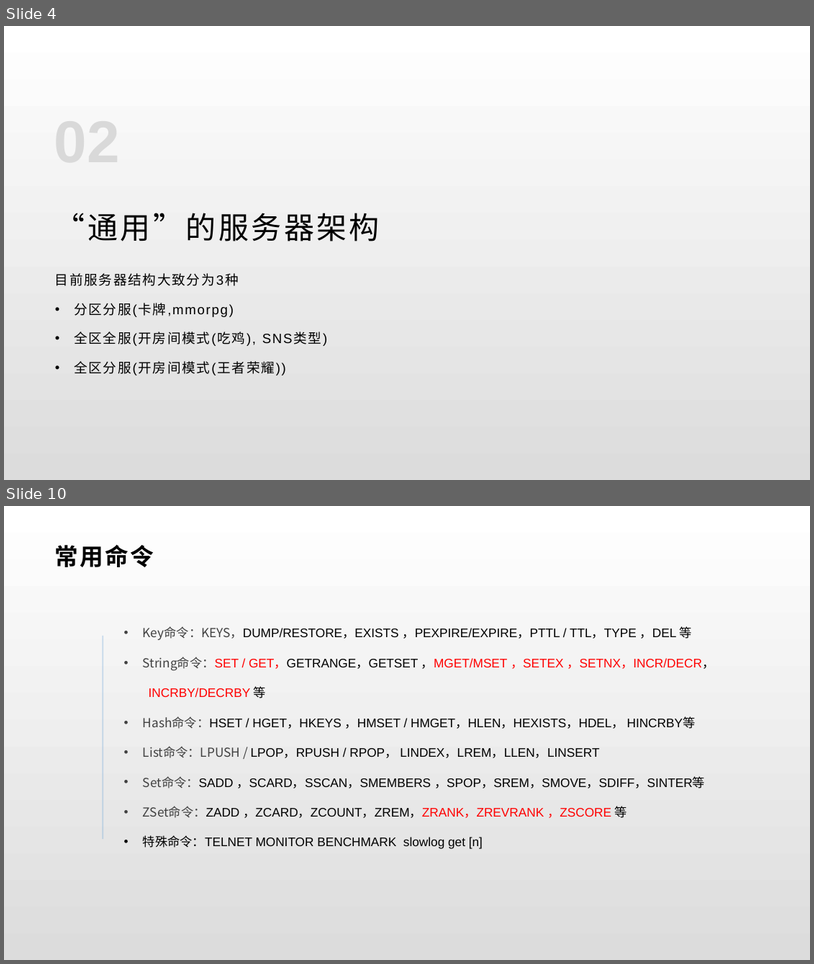
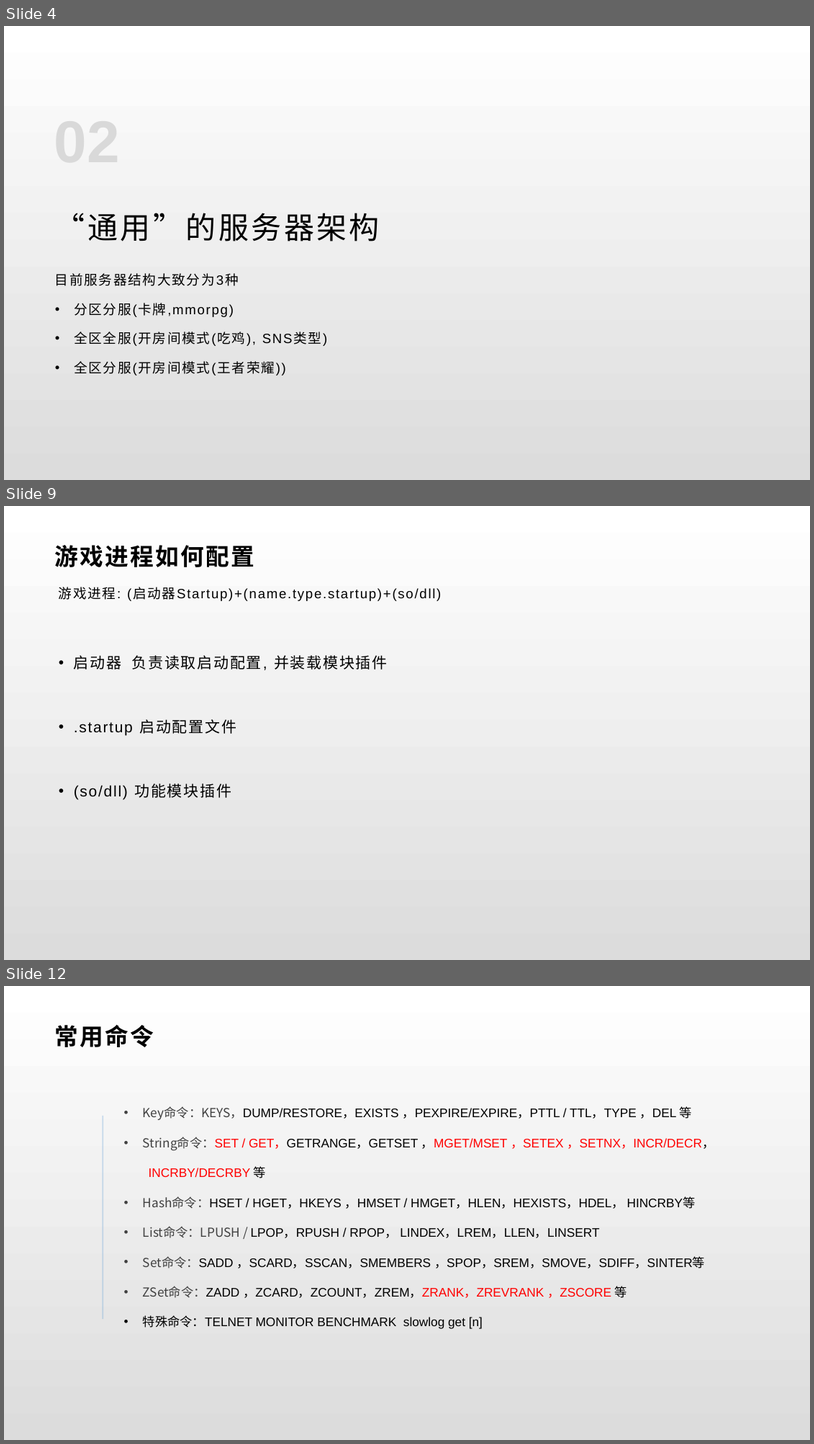
Before and after one commit to lori227/KFrame, a slide deck: _doc/KFrame.pptx. Shown one above the other, each under a label of ours: slides 4 and 10 before the commit, slides 4, 9 and 12 after it; the slides between them are not shown. The pictures are 814x964 and 814x1444 pixels, drawn with LibreOffice and Linux fonts; fonts in the diff are those of the drawing. Boxes give left, top, right and bottom in pixels: in the first picture for what was removed or moved away, otherwise in the second. Text is boxed around its words. In the diff, an @@ line names an element or a change of style, - is before the commit and + after.

```diff
--- a/_doc/KFrame.pptx
+++ b/_doc/KFrame.pptx
@@ slide 9 added at (x1=4, y1=506, x2=810, y2=960), background gradient #FFFFFF to #DCDCDC @@
@@ text added at (x1=55, y1=545, x2=255, y2=567), 28 pt, text #000000, bold @@
+游戏进程如何配置
@@ text added at (x1=59, y1=587, x2=441, y2=601), 16 pt, text #000000 @@
+游戏进程: (启动器Startup)+(name.type.startup)+(so/dll)
@@ text added at (x1=74, y1=655, x2=387, y2=799), 18 pt, text #000000 @@
+• 启动器 负责读取启动配置, 并装载模块插件
+• .startup 启动配置文件
+• (so/dll) 功能模块插件
@@ what was slide 10 is now slide 12 @@
```
Also in this commit, not shown: 1 slide changed, 4 other slides added, 3 slides removed.
